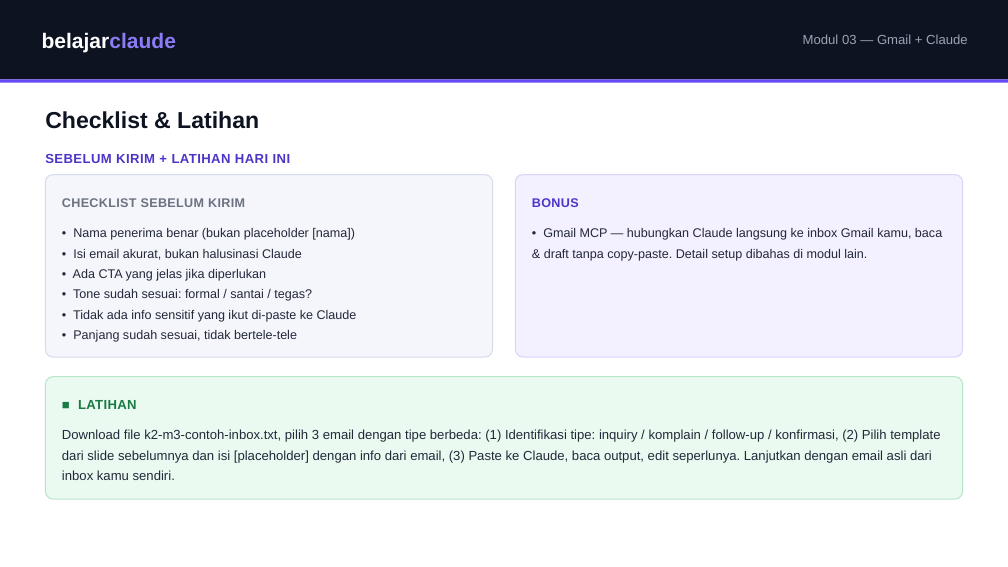
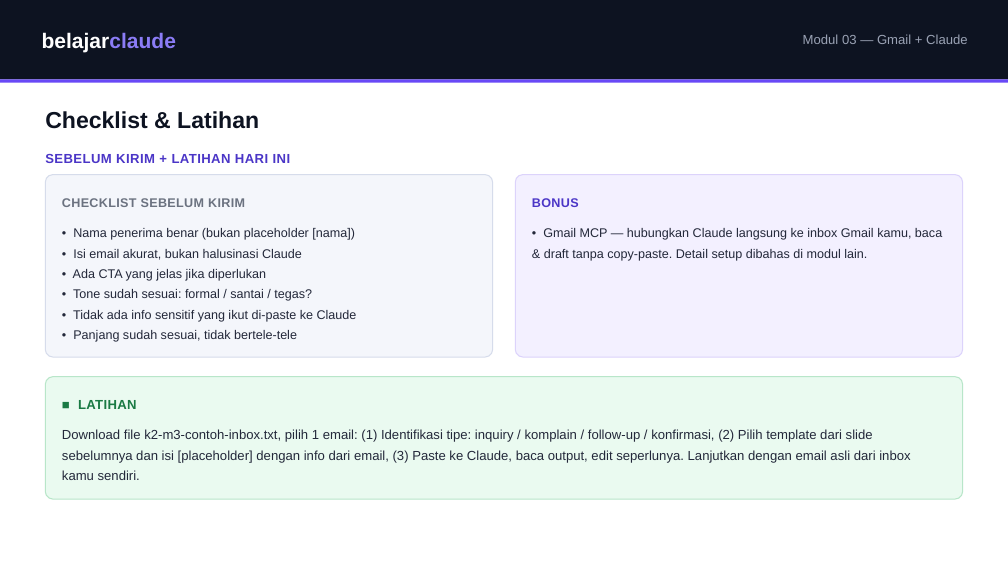
Before and after one commit to juliautomo/belajar-claude, a slide deck: slide 4 of K2-Produktivitas/M03-Gmail-Claude/K2-M03-Gmail-Claude.pptx. Drawn at 1008x567 pixels with LibreOffice and Linux fonts; fonts in the diff are those of the drawing. Boxes give left, top, right and bottom in pixels: in the first picture for what was removed or moved away, otherwise in the second. Text is boxed around its words. In the diff, an @@ line names an element or a change of style, - is before the commit and + after.

Commit message:
K2 M3: revert PPT latihan back to 1 email / original Contoh Prompt wording; update HTML+PDF to follow PPT's original wording instead

```diff
--- a/K2-Produktivitas/M03-Gmail-Claude/K2-M03-Gmail-Claude.pptx
+++ b/K2-Produktivitas/M03-Gmail-Claude/K2-M03-Gmail-Claude.pptx
@@ text at (x1=62, y1=429, x2=910, y2=480): text changed @@
-Download file k2-m3-contoh-inbox.txt, pilih 3 email dengan tipe berbeda: (1) Identifikasi tipe: inquiry / komplain / follow-up / konfirmasi, (2) Pilih template dari slide sebelumnya dan isi [placeholder] dengan info dari email, (3) Paste ke Claude, baca output, edit seperlunya. Lanjutkan dengan email asli dari inbox kamu sendiri.
+Download file k2-m3-contoh-inbox.txt, pilih 1 email: (1) Identifikasi tipe: inquiry / komplain / follow-up / konfirmasi, (2) Pilih template dari slide sebelumnya dan isi [placeholder] dengan info dari email, (3) Paste ke Claude, baca output, edit seperlunya. Lanjutkan dengan email asli dari inbox kamu sendiri.
```
Also in this commit, not shown: 1 other slide changed, 1 other file.
